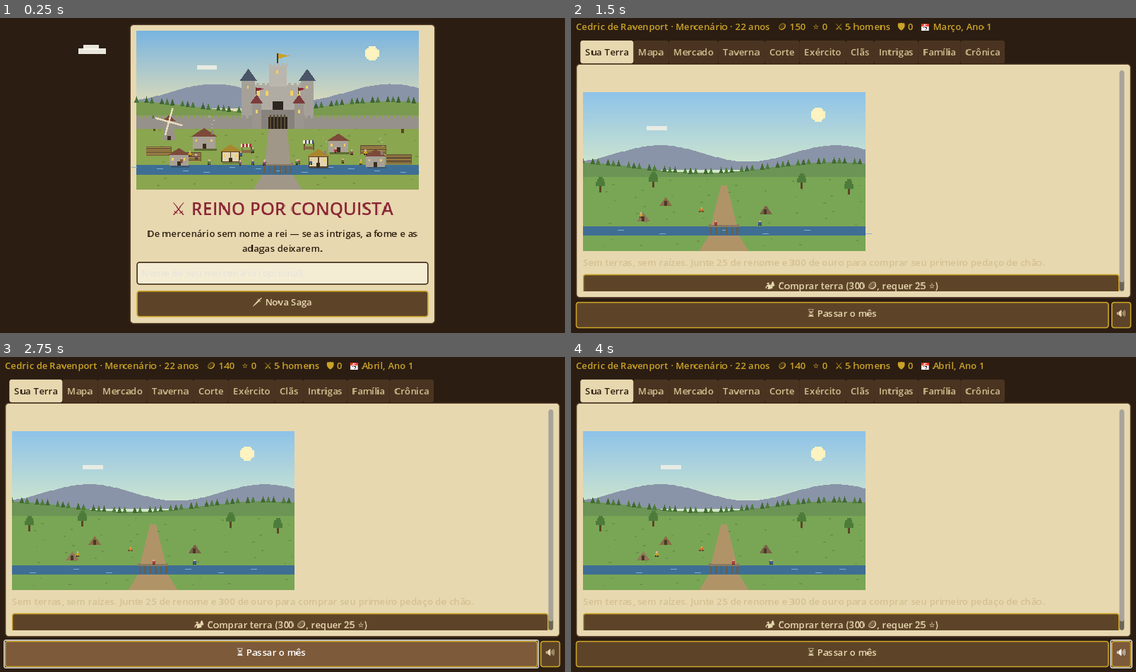
Above: before the commit, frames 1-4 (two rows, left to right).
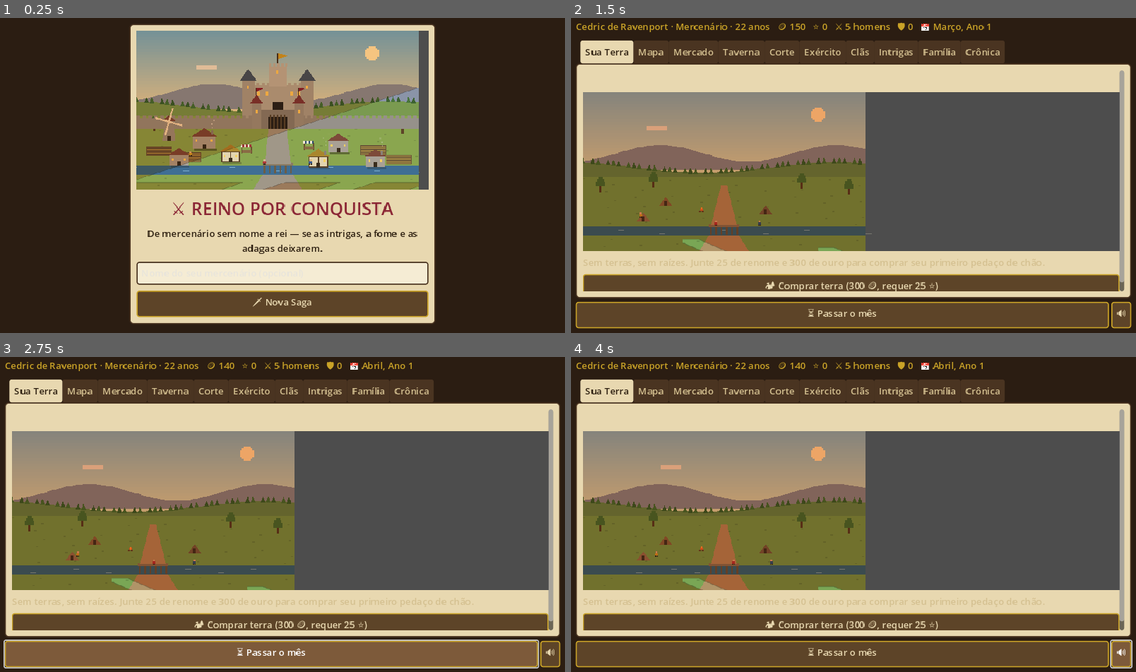
Above: after the commit, the same moments.

Repository: FelpsLuz/livro-receitas
Game: Godot game, scene res://cenas/principal.tscn
The game is run twice, just before and just after one commit, with the same random seed, the same clock (stepped at 60 frames per second) and the same inputs.
Inputs:
- Up to frame 1 (0.25 s): no input
- Up to frame 2 (1.5 s): click "🗡 Nova Saga" at 0.5 s; click "🏕 Comprar terra (300 🪙, reque…" at 1.25 s
- Up to frame 3 (2.75 s): click "⏳ Passar o mês" at 2 s
- Up to frame 4 (4 s): click "🔊" at 2.75 s; click "🔇" at 3.5 s

The runs differ from the first frame. In frame 1, 18% of the frame differs, in the area x 13-76%, y 4-55%; in frame 2, 48%, in the area x 2-98%, y 23-74%; in frame 3, 48%; in frame 4, 48%.

Commit message:
Godot: luz dinamica dia/tarde/noite, sombras 2D e shader de agua
- project.godot: aspect 'keep' (com Nearest ja ativo: fim dos mixels)
- luz_do_sol.gd: DirectionalLight2D com ciclo dia/tarde/noite
  (hue-shifting de cor, energia e angulo; sombras PCF5), em modo
  automatico ou amarrado ao mes do jogo
- cidade_cena.gd: SubViewport isola a luz no cenario (UI intacta)
  e gera LightOccluder2D nas bases das construcoes por nivel
- agua.gdshader: distorcao via hint_screen_texture, tinta, brilhos
  de sol por ruido e borda macia; NoiseTexture2D + FastNoiseLite
  instanciados em codigo
- principal.gd usa a nova cena na aba Terra e na vitrine do titulo
- 56 testes (nucleo + cenas) passando

Co-Authored-By: Claude Fable 5 <noreply@anthropic.com>
Claude-Session: https://claude.ai/code/session_01WsmXkEpCuL1sCQNLixPPeW

Diff:
--- a/reino-por-conquista-godot/cenas/principal.gd
+++ b/reino-por-conquista-godot/cenas/principal.gd
@@ -19,6 +19,7 @@
 const Sfx = preload("res://scripts/sfx.gd")
 const Llm = preload("res://scripts/llm.gd")
 const CidadeView = preload("res://scripts/cidade_view.gd")
+const CidadeCena = preload("res://scripts/cidade_cena.gd")
 
 const NPCS_TAVERNA := [
 	{"id": "taverneiro", "nome": "Bram, o Taverneiro", "personalidade": "ganancioso"},
@@ -71,10 +72,10 @@
 	var v := VBoxContainer.new()
 	v.add_theme_constant_override("separation", 10)
 	caixa.add_child(v)
-	var vitrine := CidadeView.new()
-	vitrine.estado = {"terra": {"nivel": 5}, "mes": 6}
+	var vitrine := CidadeCena.new()
 	vitrine.custom_minimum_size = Vector2(480, 270)
 	v.add_child(vitrine)
+	vitrine.estado = {"terra": {"nivel": 5}, "mes": 6}
 	var titulo := Label.new()
 	titulo.text = "⚔ REINO POR CONQUISTA"
 	titulo.add_theme_font_size_override("font_size", 30)
@@ -164,7 +165,7 @@
 		b_mudo.text = "🔇" if Sfx.mudo else "🔊")
 	rodape.add_child(b_mudo)
 
-	cidade_view = CidadeView.new()
+	cidade_view = CidadeCena.new()
 
 func _passar_mes() -> void:
 	Sfx.tocar(self, "tique")
--- a/reino-por-conquista-godot/project.godot
+++ b/reino-por-conquista-godot/project.godot
@@ -16,7 +16,7 @@
 window/size/viewport_width=960
 window/size/viewport_height=540
 window/stretch/mode="canvas_items"
-window/stretch/aspect="expand"
+window/stretch/aspect="keep"
 window/handheld/orientation=1
 
 [rendering]
--- /dev/null
+++ b/reino-por-conquista-godot/scripts/cidade_cena.gd
@@ -0,0 +1,112 @@
+# ============================================================
+# CENA DA CIDADE COM LUZ E ÁGUA
+# Empacota a CidadeView num SubViewport próprio para que a
+# DirectionalLight2D (dia/tarde/noite), os LightOccluder2D
+# (sombras das construções) e o shader de água atuem SÓ no
+# cenário — sem tingir a interface de pergaminho.
+# Mantém a mesma API da CidadeView: .estado e semear_npcs().
+# ============================================================
+extends SubViewportContainer
+
+const CidadeView = preload("res://scripts/cidade_view.gd")
+const LuzDoSol = preload("res://scripts/luz_do_sol.gd")
+
+var viewport: SubViewport
+var view: Control
+var luz: DirectionalLight2D
+var agua: ColorRect
+var _oclusores: Array = []
+
+var estado: Dictionary = {}:
+	set(v):
+		estado = v
+		if view != null:
+			view.estado = v
+		_atualizar_luz()
+		_montar_oclusores()
+
+func _init() -> void:
+	stretch = true
+	custom_minimum_size = Vector2(480, 270)
+	size_flags_horizontal = Control.SIZE_EXPAND_FILL
+
+	viewport = SubViewport.new()
+	viewport.size = Vector2i(640, 360)
+	viewport.transparent_bg = false
+	viewport.canvas_item_default_texture_filter = Viewport.DEFAULT_CANVAS_ITEM_TEXTURE_FILTER_NEAREST
+	add_child(viewport)
+
+	view = CidadeView.new()
+	view.set_anchors_preset(Control.PRESET_FULL_RECT)
+	viewport.add_child(view)
+
+	# água orgânica: retângulo com shader de distorção sobre o rio
+	agua = ColorRect.new()
+	agua.position = Vector2(0, 296)
+	agua.size = Vector2(640, 48)
+	var mat := ShaderMaterial.new()
+	mat.shader = load("res://shaders/agua.gdshader")
+	var ruido := NoiseTexture2D.new()
+	var fnl := FastNoiseLite.new()
+	fnl.frequency = 0.02
+	fnl.fractal_octaves = 3
+	ruido.noise = fnl
+	ruido.width = 128
+	ruido.height = 128
+	mat.set_shader_parameter("textura_ruido", ruido)
+	agua.material = mat
+	viewport.add_child(agua)
+
+	# sol direcional com sombras
+	luz = LuzDoSol.new()
+	viewport.add_child(luz)
+
+func semear_npcs() -> void:
+	if view != null:
+		view.semear_npcs()
+
+func _atualizar_luz() -> void:
+	if luz != null and not estado.is_empty():
+		luz.definir_pelo_mes(int(estado.get("mes", 6)))
+
+# sombras projetadas: um oclusor fino na base de cada construção
+func _montar_oclusores() -> void:
+	for o in _oclusores:
+		if is_instance_valid(o):
+			o.queue_free()
+	_oclusores.clear()
+	if view == null:
+		return
+	var nivel: int = -1
+	if not estado.is_empty() and estado.get("terra") != null:
+		nivel = int(estado["terra"]["nivel"])
+	for r in _bases(nivel):
+		var oc := LightOccluder2D.new()
+		var poly := OccluderPolygon2D.new()
+		poly.polygon = PackedVector2Array([
+			Vector2(r.position.x, r.position.y),
+			Vector2(r.position.x + r.size.x, r.position.y),
+			Vector2(r.position.x + r.size.x, r.position.y + r.size.y),
+			Vector2(r.position.x, r.position.y + r.size.y),
+		])
+		oc.occluder = poly
+		viewport.add_child(oc)
+		_oclusores.append(oc)
+
+# retângulos-base das construções por nível (mesmas coordenadas do desenho)
+func _bases(nivel: int) -> Array:
+	var bases: Array = []
+	if nivel < 0:
+		bases = [Rect2(170, 250, 28, 6), Rect2(400, 264, 28, 6), Rect2(120, 286, 28, 6)]
+	else:
+		if nivel >= 1:
+			bases.append_array([Rect2(130, 274, 52, 6), Rect2(430, 280, 48, 6), Rect2(196, 306, 46, 4)])
+		if nivel >= 2:
+			bases.append_array([Rect2(44, 250, 30, 6), Rect2(500, 297, 48, 6)])
+		if nivel >= 4:
+			bases.append(Rect2(524, 262, 48, 6))
+		if nivel >= 3:
+			bases.append(Rect2(0, 252, 640, 5))       # muralha
+		if nivel >= 5:
+			bases.append(Rect2(257, 232, 130, 6))     # castelo
+	return bases
--- /dev/null
+++ b/reino-por-conquista-godot/scripts/luz_do_sol.gd
@@ -0,0 +1,47 @@
+# ============================================================
+# CICLO DIA / TARDE / NOITE — DirectionalLight2D
+# Hue-shifting automático do ambiente: o sol muda de cor,
+# energia e ângulo; as sombras dos LightOccluder2D acompanham.
+# (Baseado no roteiro de design; corrigido para a API do Godot 4:
+#  o enum de filtro vive em Light2D, não em "ShadowFilter".)
+# ============================================================
+extends DirectionalLight2D
+
+@export var cor_dia: Color = Color(1.0, 0.95, 0.85)    # amarelo/branco quente
+@export var cor_tarde: Color = Color(0.9, 0.5, 0.3)    # laranja/avermelhado
+@export var cor_noite: Color = Color(0.15, 0.15, 0.35) # azul escuro/roxo
+@export var velocidade_ciclo: float = 0.08             # bem lento por padrão
+@export var ciclo_automatico: bool = true
+
+var tempo: float = 0.0
+
+func _ready() -> void:
+	shadow_enabled = true
+	shadow_filter = Light2D.SHADOW_FILTER_PCF5          # suaviza a borda da sombra
+	blend_mode = Light2D.BLEND_MODE_MIX
+
+func _process(delta: float) -> void:
+	if not ciclo_automatico:
+		return
+	tempo += delta * velocidade_ciclo
+	aplicar_ciclo((sin(tempo) + 1.0) / 2.0)
+
+# ciclo: 0 = noite fechada, 0.5 = tarde, 1 = meio-dia
+func aplicar_ciclo(ciclo: float) -> void:
+	if ciclo > 0.5:
+		var peso := (ciclo - 0.5) * 2.0                  # tarde → dia
+		color = cor_tarde.lerp(cor_dia, peso)
+		energy = lerpf(0.7, 1.2, peso)
+		rotation_degrees = lerpf(-45.0, -135.0, peso)    # o sol caminha no céu
+	else:
+		var peso := ciclo * 2.0                          # noite → tarde
+		color = cor_noite.lerp(cor_tarde, peso)
+		energy = lerpf(0.3, 0.7, peso)
+		rotation_degrees = lerpf(-135.0, -45.0, peso)
+
+# permite amarrar a luz à hora do MUNDO do jogo (mês/estação) em vez
+# do relógio: meio-dia no verão, sol baixo no inverno.
+func definir_pelo_mes(mes: int) -> void:
+	ciclo_automatico = false
+	var fator: float = 0.85 if (mes >= 6 and mes <= 8) else (0.62 if (mes >= 3 and mes <= 11) else 0.55)
+	aplicar_ciclo(fator)
--- /dev/null
+++ b/reino-por-conquista-godot/shaders/agua.gdshader
@@ -0,0 +1,35 @@
+// ============================================================
+// SHADER DE ÁGUA ORGÂNICA — distorce o que está desenhado
+// atrás (hint_screen_texture), tinge de azul e acrescenta
+// brilhos de sol onde o ruído passa do limiar.
+// O ruído vem de um NoiseTexture2D + FastNoiseLite criado em
+// código por agua_overlay.gd (sem passos manuais no Inspector).
+// ============================================================
+shader_type canvas_item;
+
+uniform sampler2D tela : hint_screen_texture, filter_nearest;
+uniform sampler2D textura_ruido : repeat_enable;
+uniform vec2 velocidade_agua = vec2(0.05, 0.02);
+uniform float forca_distorcao = 0.006;
+uniform vec4 tinta_agua : source_color = vec4(0.16, 0.35, 0.55, 0.30);
+uniform float limiar_brilho = 0.82;
+
+void fragment() {
+    vec2 uv_ruido = UV + TIME * velocidade_agua;
+    vec2 desloc = texture(textura_ruido, uv_ruido).rg * 2.0 - 1.0;
+    vec2 uv_tela = SCREEN_UV + desloc * forca_distorcao;
+    vec4 fundo = texture(tela, uv_tela);
+
+    // tinge o fundo distorcido com a cor da água
+    vec4 cor = vec4(mix(fundo.rgb, tinta_agua.rgb, tinta_agua.a), 1.0);
+
+    // brilhos de reflexo do sol
+    float brilho = texture(textura_ruido, uv_ruido * 2.0).r;
+    if (brilho > limiar_brilho) {
+        cor.rgb += vec3(0.18);
+    }
+
+    // borda macia em cima e embaixo para casar com as margens do rio
+    float borda = smoothstep(0.0, 0.18, UV.y) * (1.0 - smoothstep(0.82, 1.0, UV.y));
+    COLOR = vec4(mix(fundo.rgb, cor.rgb, borda), 1.0);
+}
Not shown, changed: reino-por-conquista-godot/README.md
